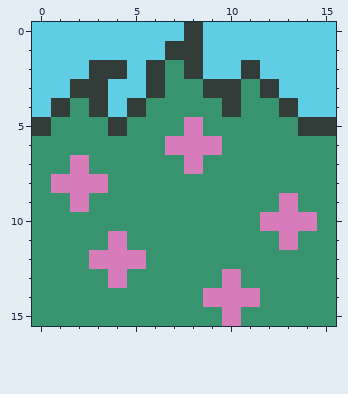
Pixel-art sprite, stored at Assets/Sprites/grassy-grass.png. Above is the file before it was changed.
The file is 16x16 pixels.
The same view after the edit:
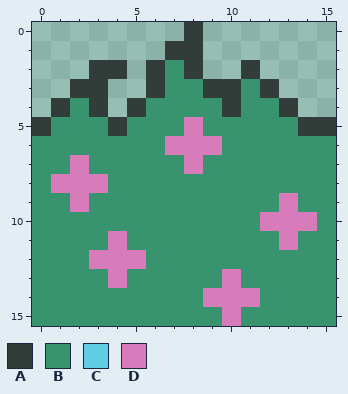
Palette (. is transparent): A #323c39  B #37946e  C #5fcde4  D #d77bba
The author wrote: tile better
The edit:
y 0: x 0..7 CCCCCCCC -> ........; x 9..15 CCCCCCC -> .......
y 1: x 0..6 CCCCCCC -> .......; x 9..15 CCCCCCC -> .......
y 2: x 0..2 CCC -> ...; x 5 C -> .; x 9..10 CC -> ..; x 12..15 CCCC -> ....
y 3: x 0..1 CC -> ..; x 4..5 CC -> ..; x 13..15 CCC -> ...
y 4: x 0 C -> .; x 4 C -> .; x 14..15 CC -> ..
Pixel boxes of the changes (left, top, right, bottom) in both pictures:
erased: (32, 22, 336, 117)
